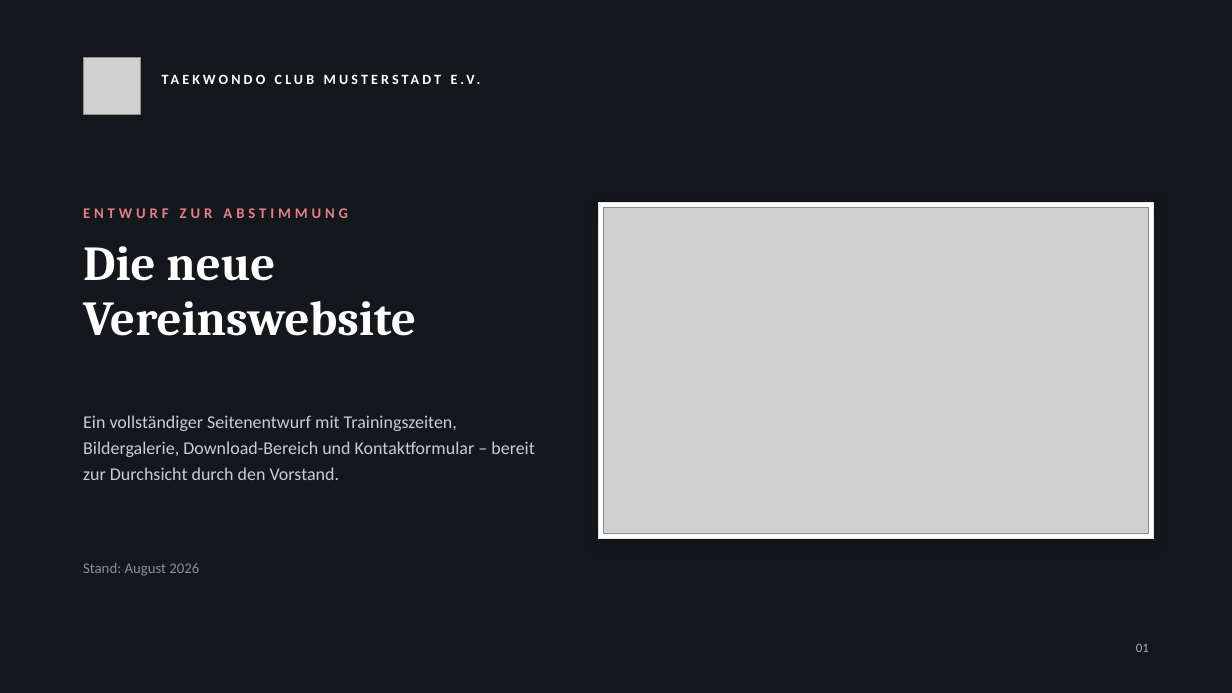
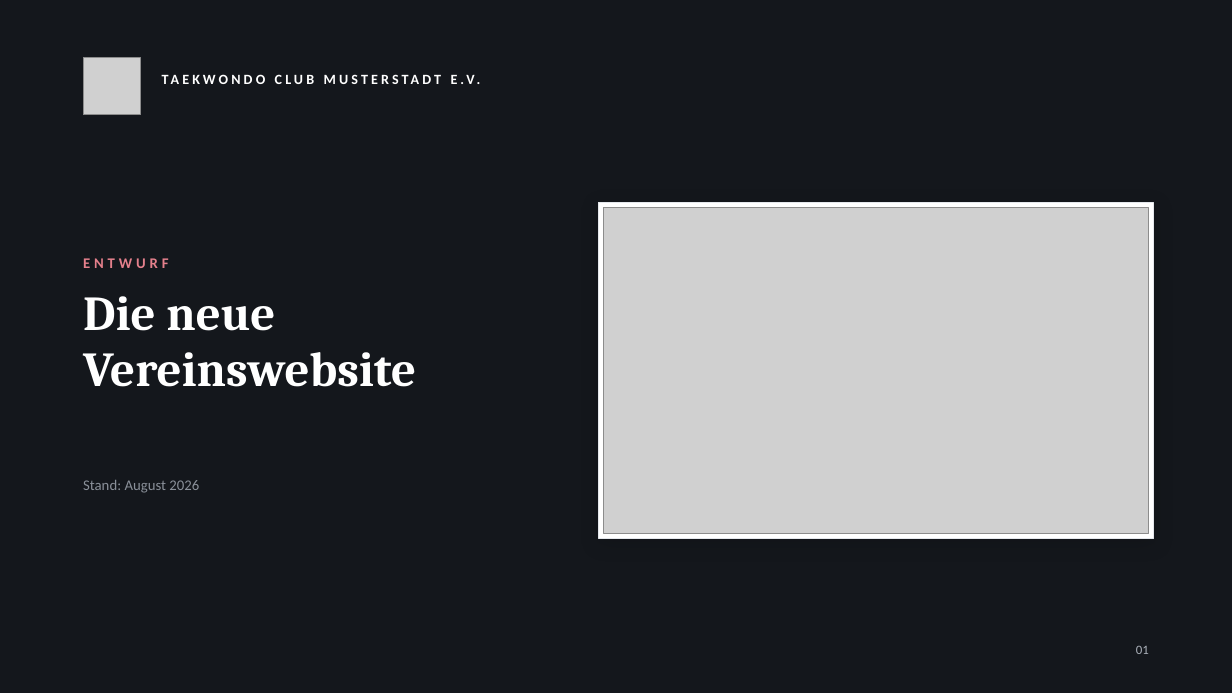
Before and after one commit to JustusRoe/Taekwondo-, a slide deck: slide 1 of praesentation/Website-Entwurf-Taekwondo-Club.pptx. Drawn at 1232x693 pixels with LibreOffice and Linux fonts; fonts in the diff are those of the drawing; grey boxes stand for pictures. Boxes give left, top, right and bottom in pixels: in the first picture for what was removed or moved away, otherwise in the second. Text is boxed around its words. In the diff, an @@ line names an element or a change of style, - is before the commit and + after.

```diff
--- a/praesentation/Website-Entwurf-Taekwondo-Club.pptx
+++ b/praesentation/Website-Entwurf-Taekwondo-Club.pptx
@@ text at [83, 258, 168, 268]: text changed @@
-ENTWURF ZUR ABSTIMMUNG
+ENTWURF
@@ text "Die neue": place and size @@
-text "Die neue" at [83, 246, 416, 336]
+text "Die neue" at [83, 296, 416, 387]
@@ text removed at [83, 415, 535, 480] @@
-Ein vollständiger Seitenentwurf mit Trainingszeiten, Bildergalerie, Download-Bereich und Kontaktformular – bereit zur Durchsicht durch den Vorstand.
@@ text "Stand: August 2026": place and size @@
-text "Stand: August 2026" at [83, 563, 199, 576]
+text "Stand: August 2026" at [83, 480, 199, 493]
```
Also in this commit, not shown: 12 slides added, 14 slides removed, 1 other file.
